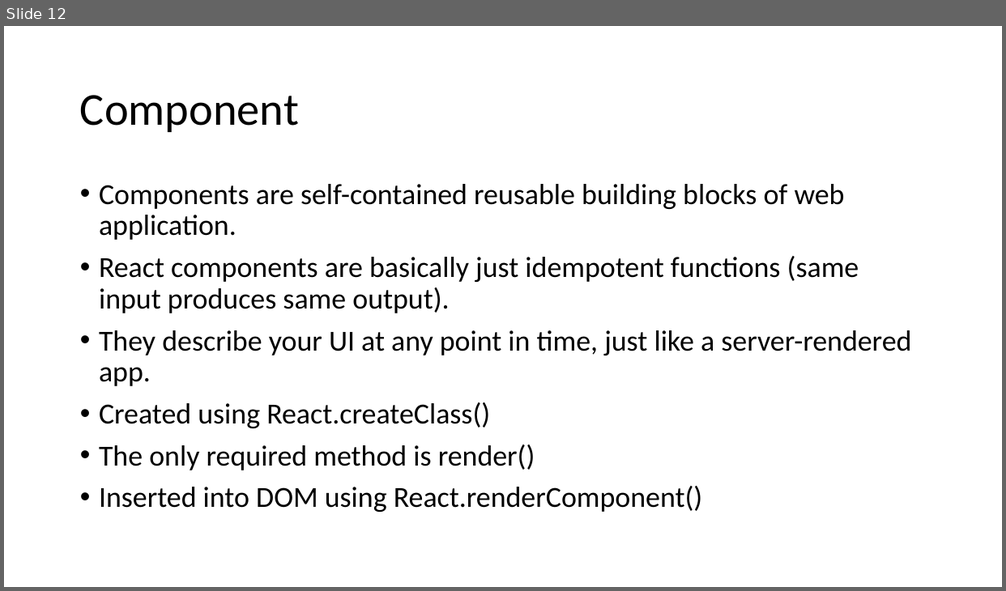
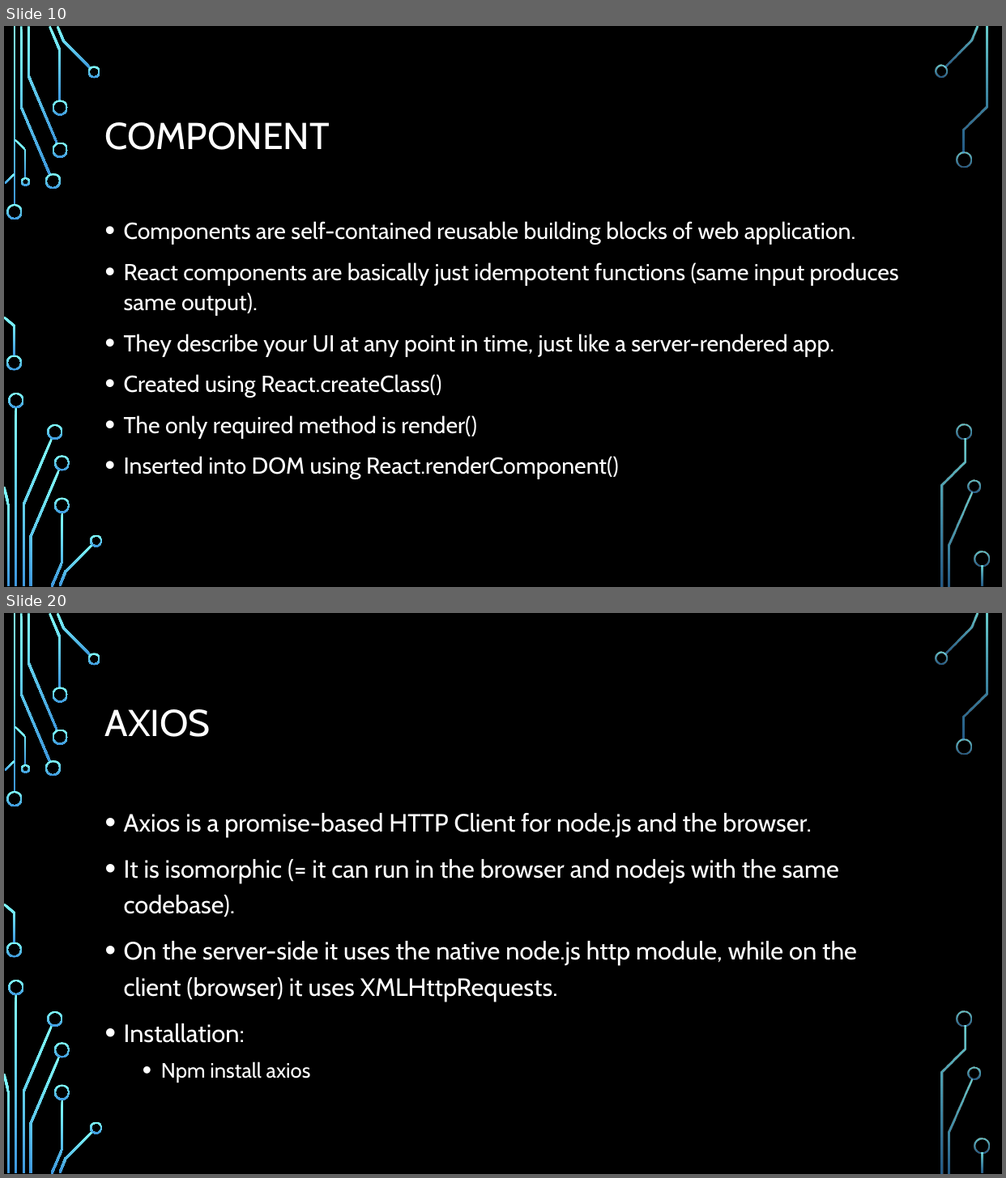
Before and after one commit to sonam-niit/IDFC-Training, a slide deck: Day4/Introduction to React.pptx. Shown one above the other, each under a label of ours: slide 12 before the commit, slides 10 and 20 after it; the slides between them are not shown. The pictures are 1006x591 and 1006x1178 pixels, drawn with LibreOffice and Linux fonts; fonts in the diff are those of the drawing; background and template pictures are left out. Boxes give left, top, right and bottom in pixels: in the first picture for what was removed or moved away, otherwise in the second. Text is boxed around its words. In the diff, an @@ line names an element or a change of style, - is before the commit and + after.

```diff
--- a/Day4/Introduction to React.pptx
+++ b/Day4/Introduction to React.pptx
@@ slide 20 added at box(4, 613, 1002, 1174), background picture (left out); not listed: 36 template elements that a slide beside it also shows @@
@@ title added at box(105, 709, 211, 737), 36 pt, text #FFFFFF @@
+AXIOS
@@ text added at box(124, 813, 857, 1083), 24 pt, text #FFFFFF @@
+• Axios is a promise-based HTTP Client for node.js and the browser.
+• It is isomorphic (= it can run in the browser and nodejs with the same codebase).
+• On the server-side it uses the native node.js http module, while on the client (browser) it uses XMLHttpRequests.
+• Installation:
+  • Npm install axios
@@ what was slide 12 is now slide 10 @@
@@ slide 10 changed as well @@
@@ background #FFFFFF to picture (left out) @@
@@ title at box(105, 122, 330, 150): text changed; size 44 to 36 pt; font Calibri to Cabin; text colour #000000 to #FFFFFF @@
-Component
+COMPONENT
@@ text "Components are self-contained reusable building ...": place and size @@
-text "Components are self-contained reusable building ..." at box(99, 184, 911, 512)
+text "Components are self-contained reusable building ..." at box(124, 221, 899, 480)
@@ text "Components are self-contained reusable building ..." at box(124, 221, 899, 480): size 28 to 22.2 pt, font Calibri to Cabin, text colour #000000 to #FFFFFF; line spacing 0.9 to 1.1 @@
@@ group added at box(4, 26, 990, 587): 33 freeform shapes, 3 rectangles @@
```
Also in this commit, not shown: 9 other slides changed, 10 other slides added, 2 slides removed, 1 other file.
